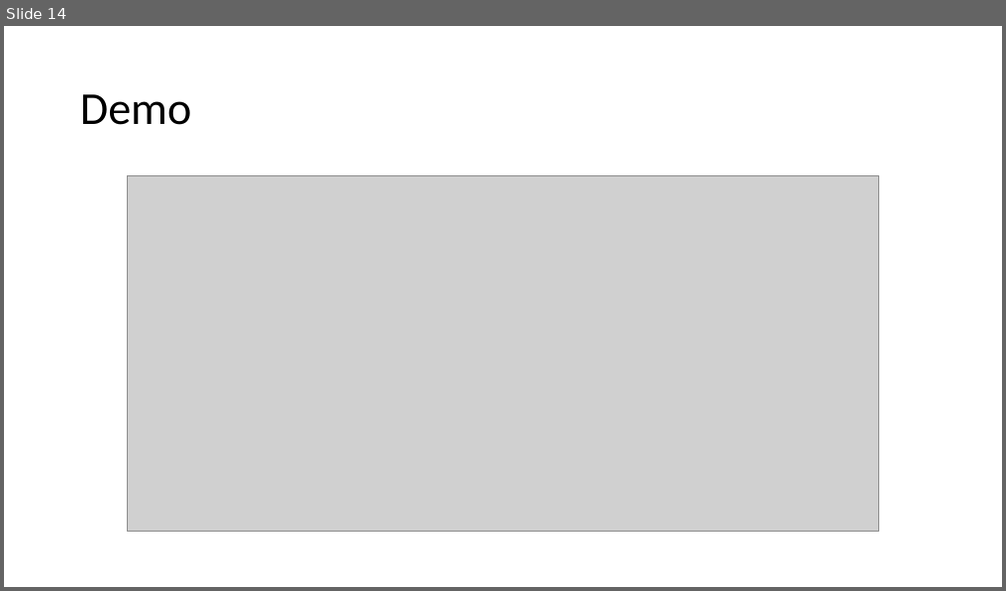
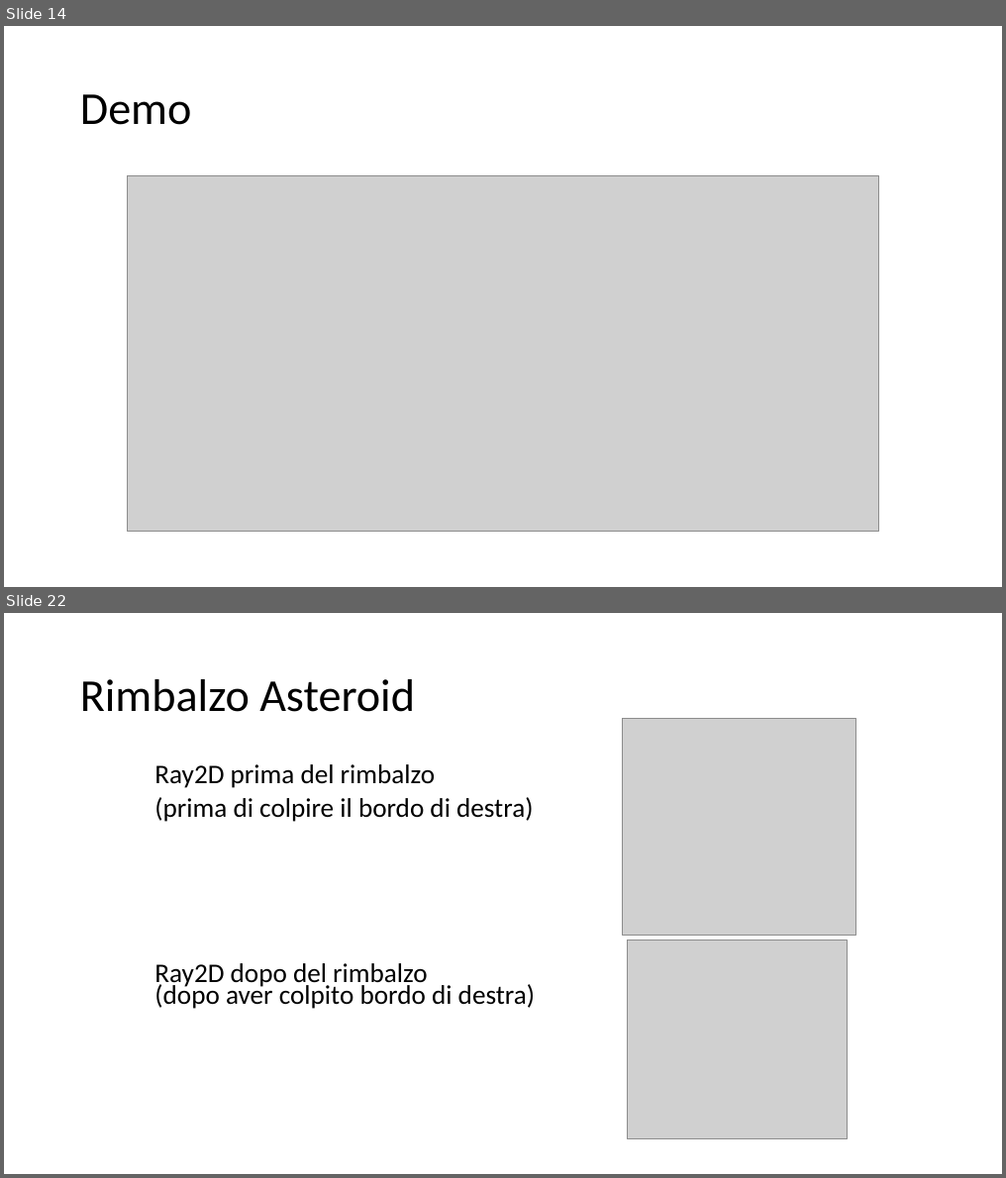
Before and after one commit to Lucio8493/Don-tDie, a slide deck: Progetto sistemi.pptx. Shown one above the other, each under a label of ours: slide 14 before the commit, slides 14 and 22 after it; the slides between them are not shown. The pictures are 1006x591 and 1006x1178 pixels, drawn with LibreOffice and Linux fonts; fonts in the diff are those of the drawing; grey boxes stand for pictures. Boxes give left, top, right and bottom in pixels: in the first picture for what was removed or moved away, otherwise in the second. Text is boxed around its words. In the diff, an @@ line names an element or a change of style, - is before the commit and + after.

```diff
--- a/Progetto sistemi.pptx
+++ b/Progetto sistemi.pptx
@@ slide 22 added at [4, 613, 1002, 1174], background #FFFFFF @@
@@ title added at [80, 679, 415, 712], 44 pt, text #000000 @@
+Rimbalzo Asteroid
@@ picture added at [623, 719, 856, 935] @@
@@ text added at [154, 764, 535, 1009], 25.9 pt, text #000000 @@
+Ray2D prima del rimbalzo
+(prima di colpire il bordo di destra)
+Ray2D dopo del rimbalzo
+(dopo aver colpito bordo di destra)
@@ picture added at [628, 941, 847, 1140] @@
```
Also in this commit, not shown: 11 slides changed, 9 other slides added, 5 other files.
